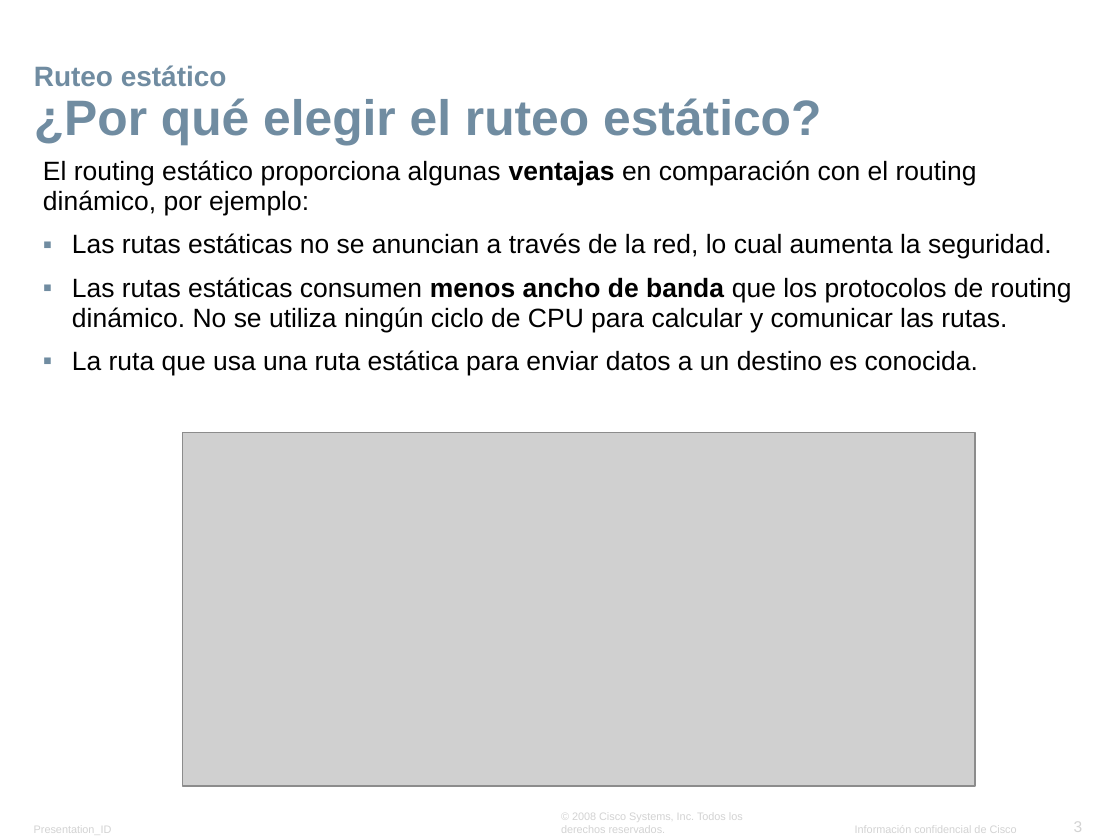
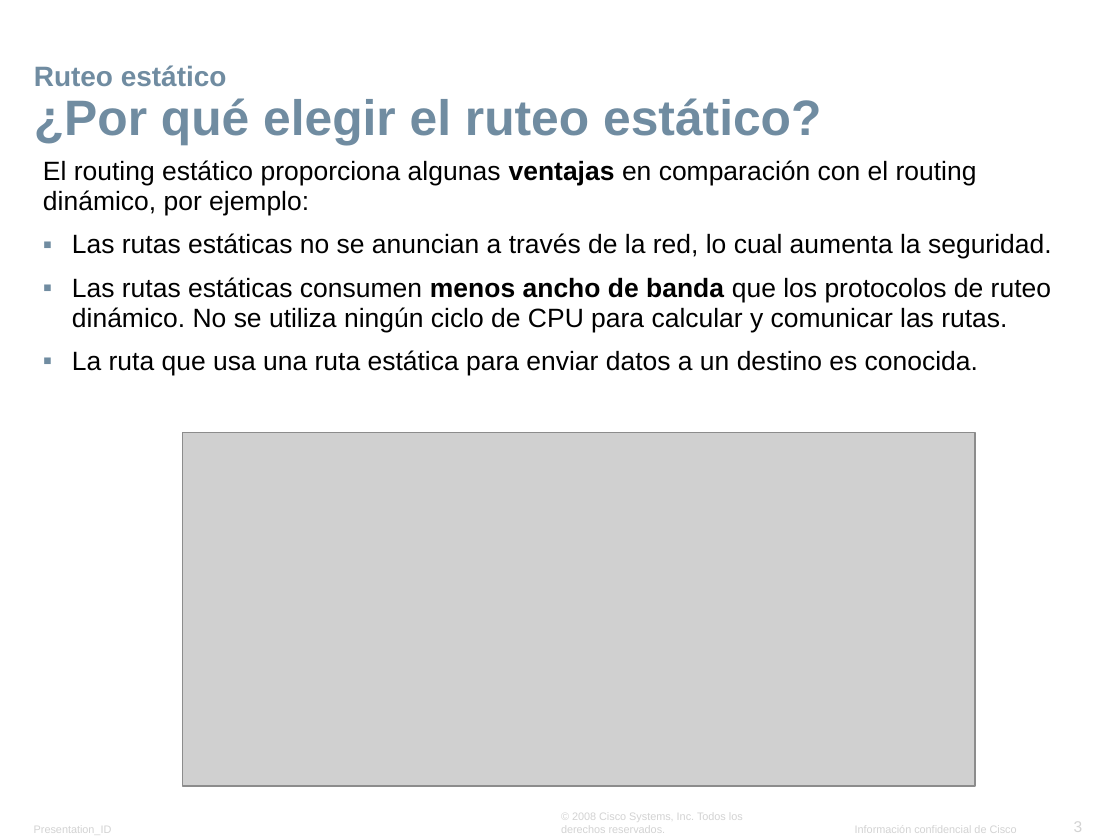
Before and after one commit to lizetheP/Seguridad, a slide deck: slide 3 of CalendarioAgo23/Presentaciones/6_Ruteo_estatico.pptx. Drawn at 1120x840 pixels with LibreOffice and Linux fonts; fonts in the diff are those of the drawing; grey boxes stand for pictures; background and template pictures are left out. Boxes give left, top, right and bottom in pixels: in the first picture for what was removed or moved away, otherwise in the second. Text is boxed around its words. In the diff, an @@ line names an element or a change of style, - is before the commit and + after.

```diff
--- a/CalendarioAgo23/Presentaciones/6_Ruteo_estatico.pptx
+++ b/CalendarioAgo23/Presentaciones/6_Ruteo_estatico.pptx
@@ text at (x1=72, y1=277, x2=1051, y2=332): text changed @@
-▪ Las rutas estáticas consumen menos ancho de banda que los protocolos de routing dinámico. No se utiliza ningún ciclo de CPU para calcular y comunicar las rutas.
+▪ Las rutas estáticas consumen menos ancho de banda que los protocolos de ruteo dinámico. No se utiliza ningún ciclo de CPU para calcular y comunicar las rutas.
```
Also in this commit, not shown: 1 other slide changed, 8 other files.
